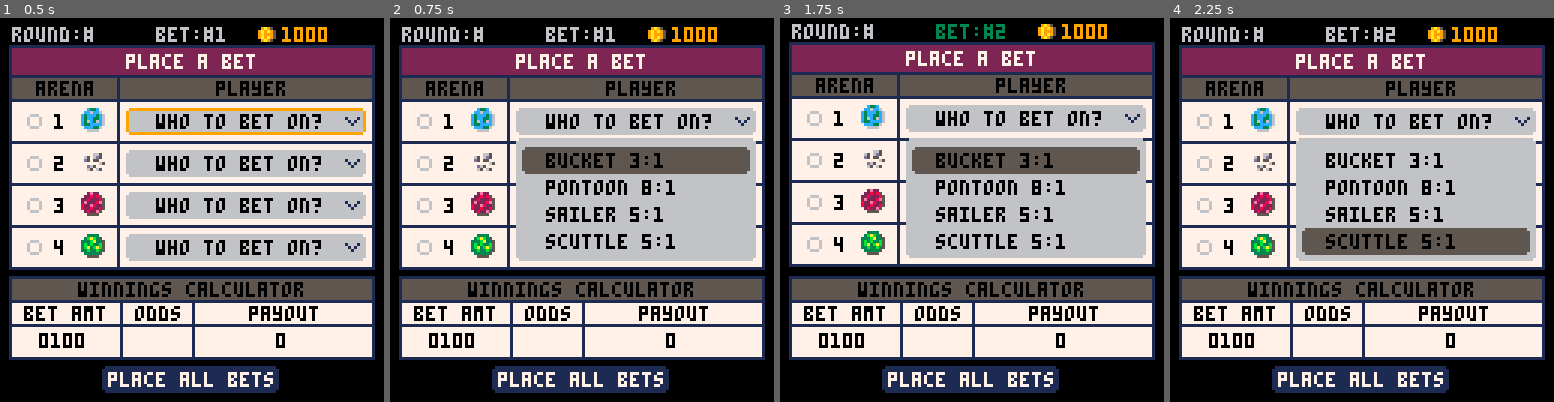
Above: before the commit, frames 1-4 (left to right).
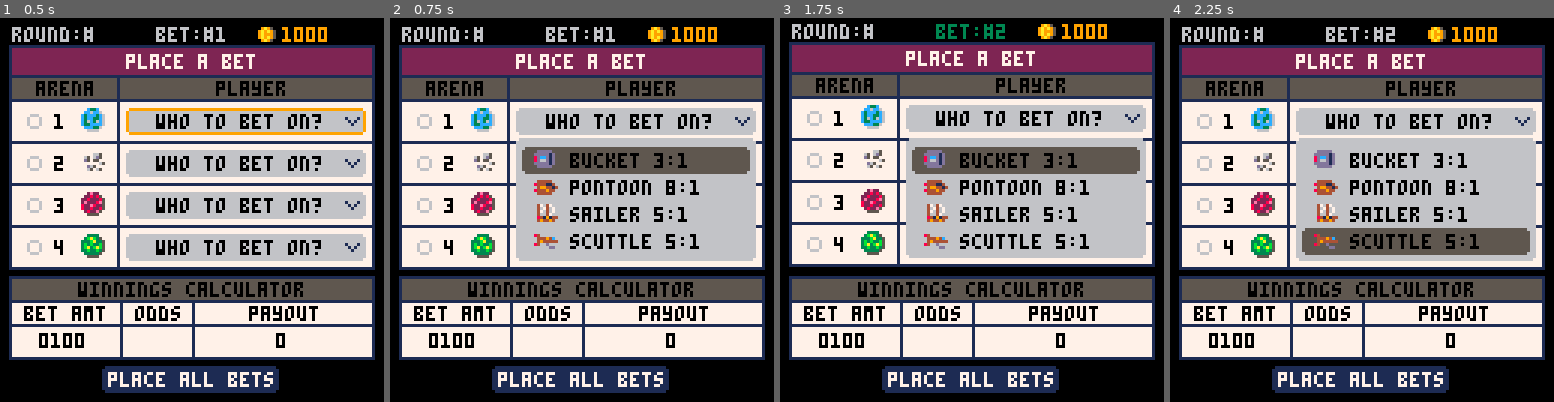
Above: after the commit, the same moments.

Repository: suspicious-smoke/club-bets-pico8
Game: PICO-8 cartridge club-bets.p8
Two runs of this game, one before a commit and one after it. Both use one fixed random seed, a clock stepped at 60 frames per second and the inputs below.
Inputs:
- Up to frame 1 (0.5 s): tap X (X key) at 0.33 s
- Up to frame 2 (0.75 s): tap O (Z key) at 0.7 s
- Up to frame 3 (1.75 s): tap X (X key) at 1.07 s; hold Right from 1.6 s (still down); tap O (Z key) at 1.7 s
- Up to frame 4 (2.25 s): tap X (X key) at 1.85 s; release Right at 2.1 s; tap O (Z key) at 2.1 s; hold Up from 2.15 s (still down)

Frame 1 is identical in both runs. In frame 2, 2.6% of the frame differs, in the area x 37-81%, y 34-61%; in frame 3, 2.6%; in frame 4, 2.6%.

Commit message:
sprites on bet page

Diff:
--- a/club-bets.p8
+++ b/club-bets.p8
@@ -288,7 +288,8 @@
 		if plyr_menu_sel==a_plyr then
 			rrectfill(44,20+arena_sel*14+a_plyr*9,76,9,1,5)
 		end
-		print(get_player_string(arena_sel,a_plyr),52,22+arena_sel*14+a_plyr*9,0)
+		print("  "..get_player_string(arena_sel,a_plyr),52,22+arena_sel*14+a_plyr*9,0)
+		spr(47+arenas[arena_sel][a_plyr][1],48,20+arena_sel*14+a_plyr*9)
 	end
 end
 
@@ -1127,12 +1128,12 @@
 00000000000000000000000000000000000000000000000000000000000000000000000000000000000000000000000000000000555666000066655500000000
 00000000000000000000000000000000000000000000000000000000000000000000000000000000000000000000000000000000000000000000000000000000
 00000000000000000000000000000000000000000000000000000000000000000000000000000000000000000000000000000000000000000000000000000000
-000000000000000000000000000000000470470005555500000000000000000000000000cc000000000000000000000000000000000000000000000000000000
-00000000028000000000000004444400040740705555515000000856d0000000840000000c1ccc700000000c86330000028282800000999a0000aa0000000000
-00000000222800001555cc00844411400470407085cc5150490ccc550dddddd0044494c000c11cc70cc00cc00b6bb0300028880009ac9000089999a000ccc000
-1cccdd005222222d855577c0049944140400470085dd515044c000000dd22dcd0494444400ccc6cccccccce0339393230028cc009996c99a9999cc9a0ddddd00
-8cc77cd022e2e20015775550844494400845954455555150000ccc5608dddddc840050000cc06000ccdccdc0bbbbbbbb002888008aa96000089999a0d75717d0
-1c7ccccc5222222d00555500044444000494494005555500000008550d1ddd1d00000550cc0000008dd8dd0003003000028282800000999a0000aa000ddddd00
+00000000000000000000000000000000047047000ddddd00000000000000000000000000cc000000000000000000000000000000000000000000000000000000
+0000000002b00000000000000444440004074070ddddd1d0000008d6d0000000840000000c1ccc700000000c86330000028282800000999a0000aa0000000000
+00000000222b00001dddcc0084441140047040708dccd1d0490cccdd0dddddd0044494c000c11cc70cc00cc00b6bb0300028880009ac9000089999a000ccc000
+1cccdd008222222d8ddd77c004994414040047008d66d1d044c000000dd22dcd0494444400ccc7cccccccce0339393230028cc009996c99a9999cc9a0ddddd00
+8cc77cd0223232001d77ddd08444944008419144ddddd1d0000cccd608dddddc8400d0000cc07000ccdccdc0bbbbbbbb002888008aa96000089999a0d7e227d0
+1c7ccccc8222222d00dddd0004444400049449400ddddd00000008dd0d1ddd1d00000dd0cc0000008dd8dd0003003000028282800000999a0000aa000ddddd00
 00000000000000000000000000000000000000000000000000000000000000000000000000000000000000000000000000000000000000000000000000000000
 01000000060000008200000000000000100010000000000000000000000000000000000000000000000000000000000000000000000000000000000000000000
 17100000616000002828080000000000010100000000000000000000000000000000000000000000000000000000000000000000000000000000000000000000
